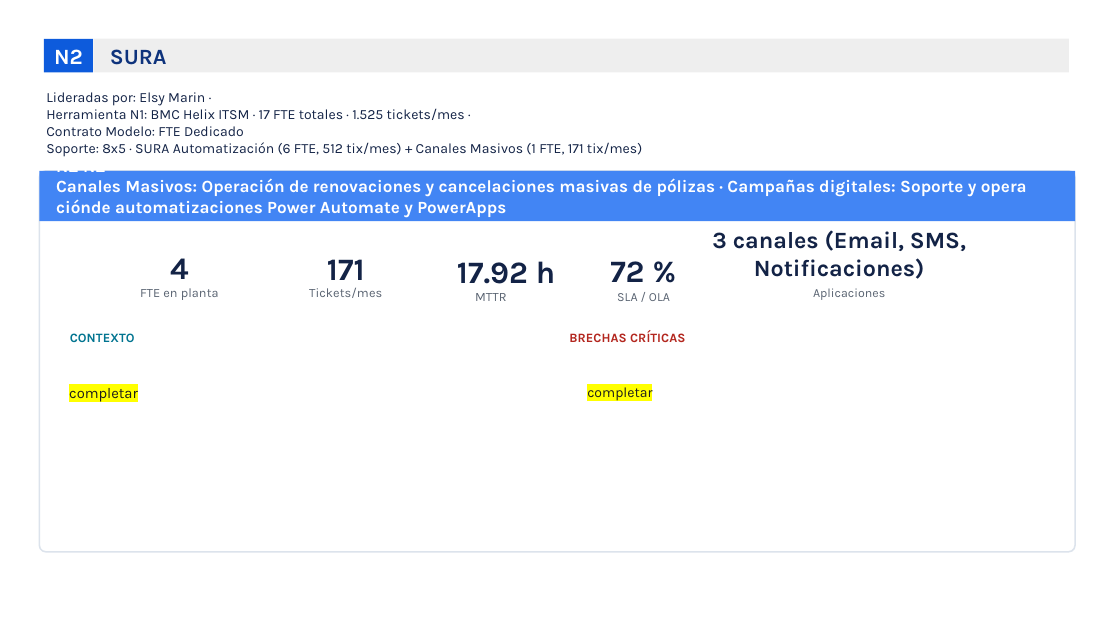
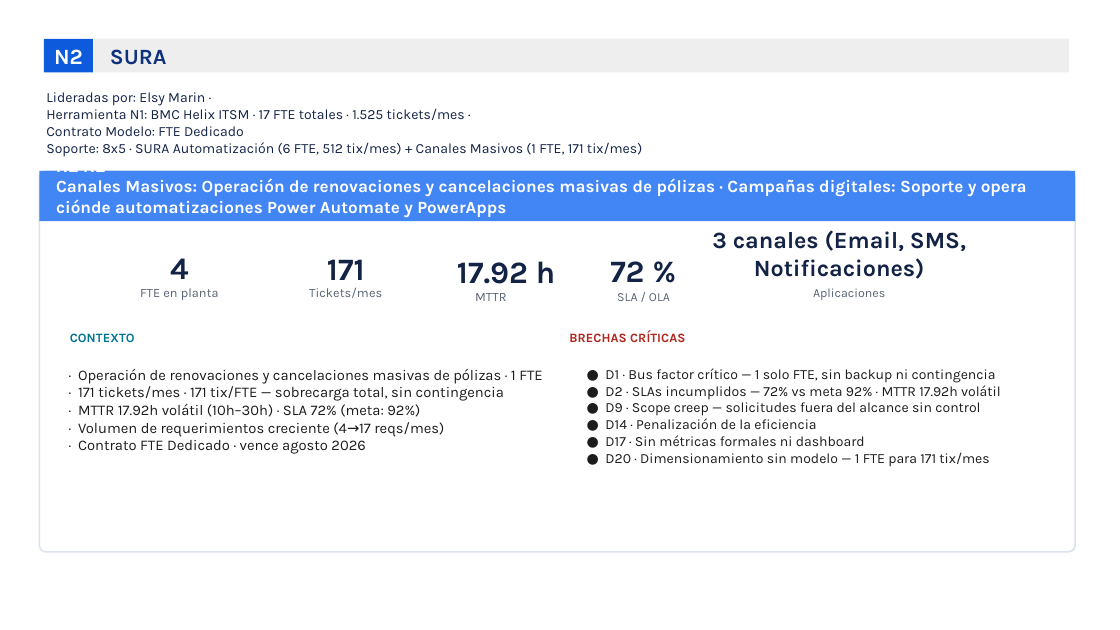
Before and after one commit to nataliazarthapersonalsoft/mesadeservicio-modernizacionaplicaciones, a slide deck: slide 11 of 02-Ingenieria/01-investigacion_operaciones/04-lecciones_aprendidas/Levantar lecciones aprendidas mesas actuales.pptx (slide 28 before the commit). Drawn at 1120x630 pixels with LibreOffice and Linux fonts; fonts in the diff are those of the drawing; background and template pictures are left out. Boxes give left, top, right and bottom in pixels: in the first picture for what was removed or moved away, otherwise in the second. Text is boxed around its words. In the diff, an @@ line names an element or a change of style, - is before the commit and + after.

```diff
--- a/02-Ingenieria/01-investigacion_operaciones/04-lecciones_aprendidas/Levantar lecciones aprendidas mesas actuales.pptx
+++ b/02-Ingenieria/01-investigacion_operaciones/04-lecciones_aprendidas/Levantar lecciones aprendidas mesas actuales.pptx
@@ text removed at (69, 388, 138, 402) @@
-completar
@@ text added at (78, 369, 542, 454), 9.5 pt, text #1C1C1C @@
+· Operación de renovaciones y cancelaciones masivas de pólizas · 1 FTE
+· 171 tickets/mes · 171 tix/FTE — sobrecarga total, sin contingencia
+· MTTR 17.92h volátil (10h–30h) · SLA 72% (meta: 92%)
+· Volumen de requerimientos creciente (4→17 reqs/mes)
+· Contrato FTE Dedicado · vence agosto 2026
@@ text removed at (587, 387, 652, 401) @@
-completar
@@ text added at (605, 368, 1001, 467), 9 pt, text #1C1C1C @@
+● D1 · Bus factor crítico — 1 solo FTE, sin backup ni contingencia
+● D2 · SLAs incumplidos — 72% vs meta 92% · MTTR 17.92h volátil
+● D9 · Scope creep — solicitudes fuera del alcance sin control
+● D14 · Penalización de la eficiencia
+● D17 · Sin métricas formales ni dashboard
+● D20 · Dimensionamiento sin modelo — 1 FTE para 171 tix/mes
```
Also in this commit, not shown: 10 other slides changed, 7 slides added, 33 slides removed, 9 other files.
